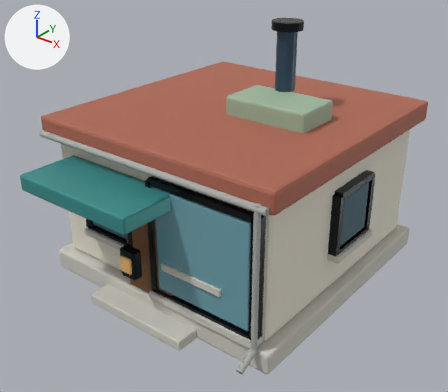
The glTF model assets/models/realistic/RES_LOW_1x1_008.glb: old version first, new version second.
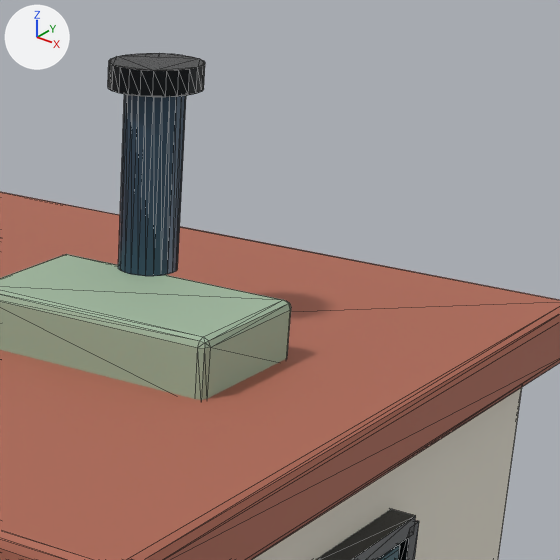
Old and new are each drawn whole from a 50 mm lens placed at (2.022, -2.682, 2.035), pointed at (0.057, -0.227, 0.512) and again close up on the part from 53% to 94% of the width and 0% to 48% of the height. The axes (+X, +Y, +Z) are drawn at upper left. The lights are the same throughout. The first two pictures are the older version. The close-ups show mesh edges as thin lines. Objects named as collision shapes, trigger or cutter boxes, shadow casters or lower levels of detail are left out. Where no turn or scale is listed for an object, it has been applied to the vertices. Vertices at exactly the same position are counted once.

The first close-up shows 'RES_LOW_1x1_008_Visual'.
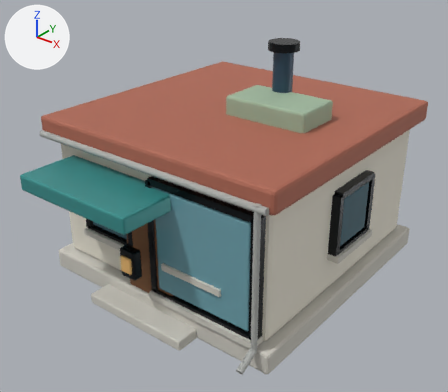
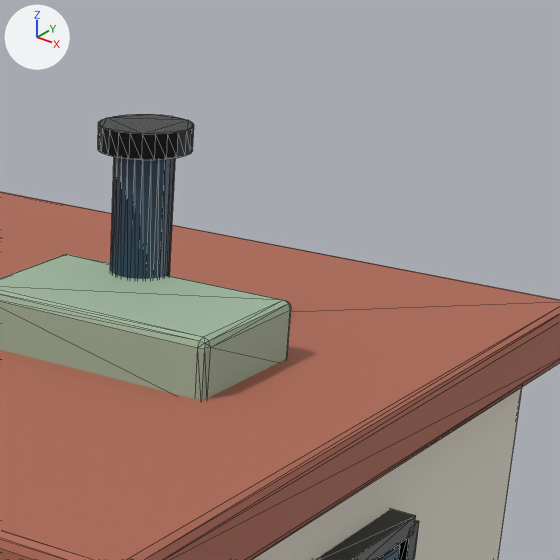
Where the newer file only moved an object's origin or applied its transform, the numbers keep the older frame.

What differs and where, as boxes [x1, y1, x2, y2] in the close-ups (560 x 560 px; the box of a moved part takes in the faces that stretch with it):
```json
{"object": "RES_LOW_1x1_008_Visual", "change": "reshaped", "before": [0, 53, 560, 560], "after": [0, 114, 560, 560]}
{"part": 1, "of": "me_cube", "change": "moved or reshaped", "before": [108, 53, 205, 97], "after": [98, 114, 194, 160]}
{"part": 2, "of": "me_cube", "change": "moved or reshaped", "before": [118, 94, 186, 276], "after": [110, 157, 175, 279]}
```

Scene script edits in JSON lines:
```json
{"block": "me_cube", "where": "# used by ob_res_low_1x1_008_visual; location = (0.0, 0.0, 0.06)"}
{"op": "remove", "block": "me_cube", "code": "me_cube.from_pydata(...)  # 1400 vertices, 2576 faces; spans x -0.78..0.78, y -1.09..0.8, z -0.06..1.38"}
{"op": "add", "block": "me_cube", "code": "me_cube.from_pydata(...)  # 1400 vertices, 2576 faces; spans x -0.78..0.78, y -1.09..0.8, z -0.06..1.27"}
{"block": "me_cube", "change": "me_cube part 1: the loose piece of 48 vertices spanning x 0.1..0.27, y 0.07..0.24, z 1.33..1.38 is moved by (0.0, -0.02, -0.11)"}
{"block": "me_cube", "change": "me_cube part 2: the loose piece of 48 vertices spanning x 0.13..0.24, y 0.1..0.21, z 1.01..1.35 is moved by (0.0, -0.02, -0.11)"}
```
